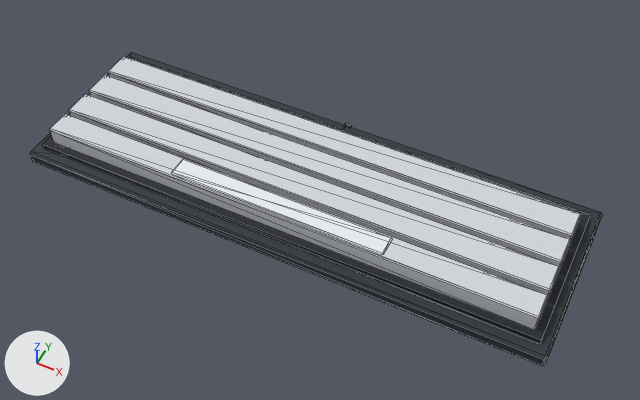
A saved change to the glTF model public/models/keyboard.glb.
Camera for both pictures: a 50 mm camera at (0.226, -0.43, 0.514) aimed at (0.015, -0.008, -0.012). Arrows for +X, +Y and +Z are at lower left; the lights stay in place. The picture after the commit comes second. Mesh edges are drawn as thin lines. Vertices at exactly the same position are counted once.

The older version as bpy lines, for what is in view:
```python
me_keyboard = bpy.data.meshes.new('keyboard')
me_keyboard.from_pydata(...)  # 172 vertices, 312 faces; spans x -0.22..0.22, y -0.075..0.075, z -0.016..0.016
# faces by material slot: [44, 12, 176, 44, 36]
me_keyboard.materials.append(mat_body)  # dark grey #2c333a
me_keyboard.materials.append(mat_deck)  # black #1b2026
me_keyboard.materials.append(mat_keys)  # light grey #d5d8de
me_keyboard.materials.append(mat_space)  # white #eceff3
me_keyboard.materials.append(mat_cable)  # black #111827
ob_keyboard = bpy.data.objects.new('keyboard', me_keyboard)
ob_keyboard.location = (0.0, 0.0, 0.0)
```
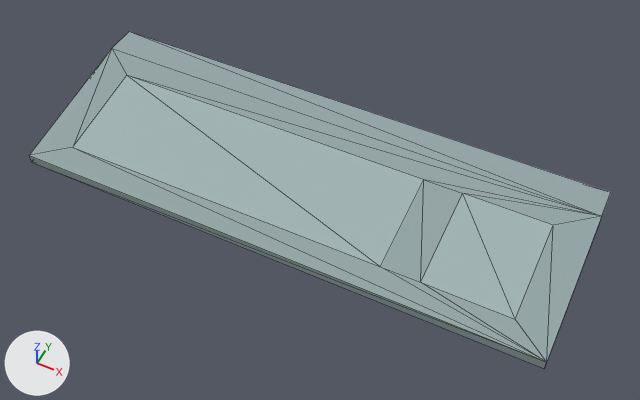
Where the change shows, as pixel boxes (x1, y1, x2, y2) in the pictures (640 x 400 px):
'keyboard', reshaped (7% taller): before (30, 52, 603, 366); after (29, 32, 611, 368)
part 1 of me_keyboard, rebuilt (7% taller): before (30, 52, 603, 366); after (29, 32, 611, 368)
part 2 of me_keyboard, deleted: before (42, 56, 591, 343)

Edits to the bpy script that builds the scene:
```text
Add mat_metaldark:
    mat_metaldark = principled_material('metalDark')
    mat_metaldark.base_color = (0.306, 0.388, 0.388)  # grey #96a7a7
    mat_metaldark.roughness = 1.0
Add mat_metalmedium:
    mat_metalmedium = principled_material('metalMedium')
    mat_metalmedium.base_color = (0.369, 0.467, 0.467)  # grey #a4b6b6
    mat_metalmedium.roughness = 1.0
Change me_keyboard:
    used by ob_keyboard; location = (0.0, 0.0, 0.0)
    remove me_keyboard.from_pydata(...)  # 172 vertices, 312 faces; spans x -0.22..0.22, y -0.075..0.075, z -0.016..0.016
    remove me_keyboard.materials.append(mat_body)  # dark grey #2c333a
    remove me_keyboard.materials.append(mat_deck)  # black #1b2026
    remove me_keyboard.materials.append(mat_keys)  # light grey #d5d8de
    remove me_keyboard.materials.append(mat_space)  # white #eceff3
    remove me_keyboard.materials.append(mat_cable)  # black #111827
    add me_keyboard.from_pydata(...)  # 18 vertices, 32 faces; spans x -0.22..0.22, y -0.075..0.075, z -0.016..0.016
    me_keyboard part 1: the loose piece of 24 vertices spanning x -0.22..0.22, y -0.075..0.073, z -0.016..-0.004 is rebuilt with 18 vertices and now spans x -0.22..0.22, y -0.075..0.075, z -0.016..0.016
    me_keyboard part 2: 7 loose pieces with 148 vertices, spanning x -0.212..0.212, y -0.065..0.075, z -0.011..0.016, are deleted
    add me_keyboard.materials.append(mat_metaldark)  # grey #96a7a7
    add me_keyboard.materials.append(mat_metalmedium)  # grey #a4b6b6
```
